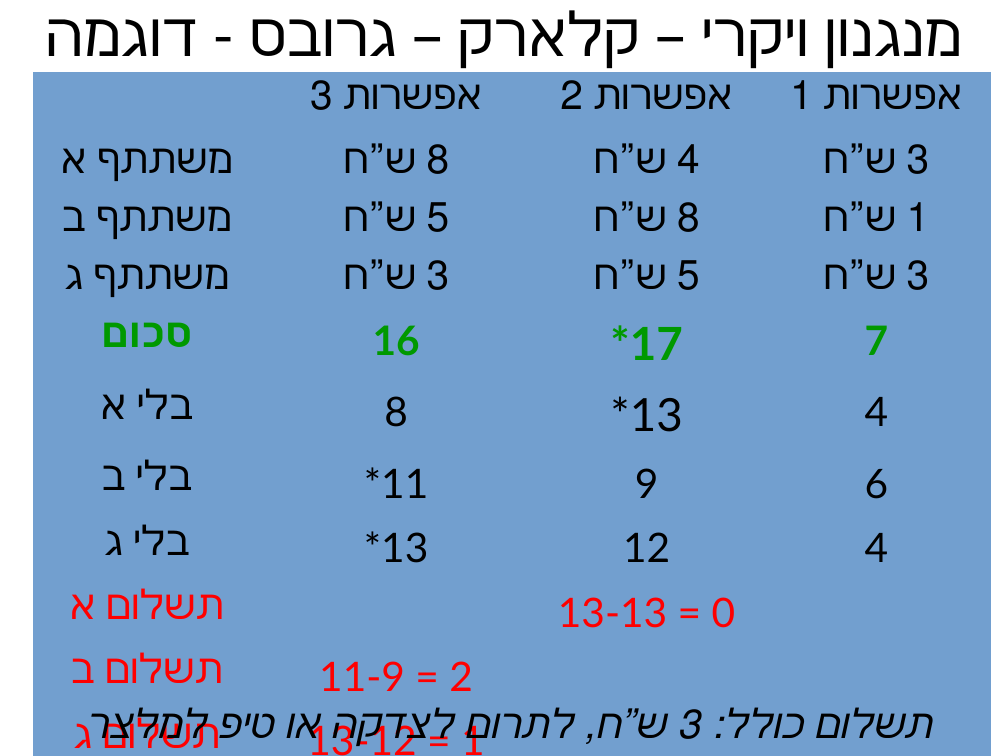
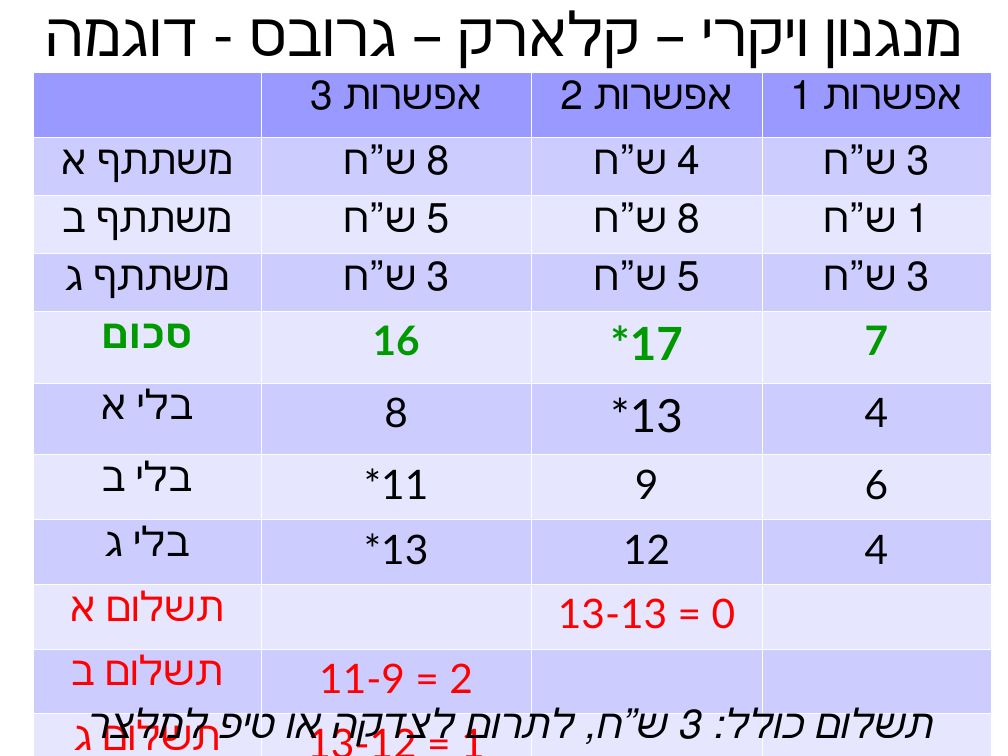
Before and after one commit to erelsgl-at-ariel/algorithms2m-5778, a slide deck: slide 21 of week03-truthful-auctions/slides.odp. Drawn at 1008x756 pixels with LibreOffice and Linux fonts; fonts in the diff are those of the drawing. Boxes give left, top, right and bottom in pixels: in the first picture for what was removed or moved away, otherwise in the second. Text is boxed around its words. In the diff, an @@ line names an element or a change of style, - is before the commit and + after.

```diff
--- a/week03-truthful-auctions/slides.odp
+++ b/week03-truthful-auctions/slides.odp
@@ table at (33, 72, 992, 754) @@
@@ fill #729FCF to #9999FF in row 1 @@
@@ fill #729FCF to #CCCCFF in 20 cells @@
@@ fill #729FCF to #E6E6FF in 20 cells @@
@@ borders changed @@
```
Also in this commit, not shown: 10 other slides changed, 2 slides removed, 7 other files.
